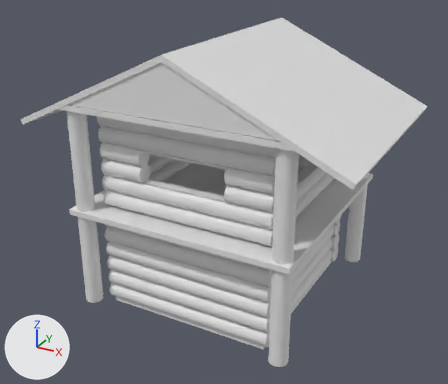
Two versions of the FBX model bin/models/cabaña.fbx, one commit apart.
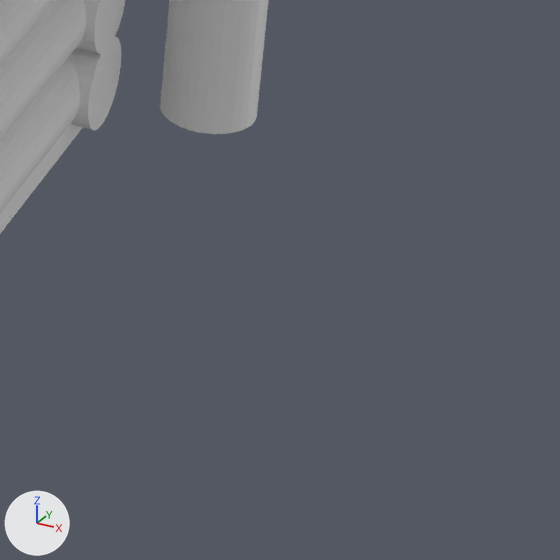
Each version is shown whole from a 50 mm camera at (15.6, -29.3, 20.3) aimed at (-0.1, -0.7, 6.0), then close up on the part from 71% to 91% of the width and 63% to 86% of the height. Arrows for +X, +Y and +Z are at lower left; the lights stay in place. The close-ups show mesh edges as thin lines.
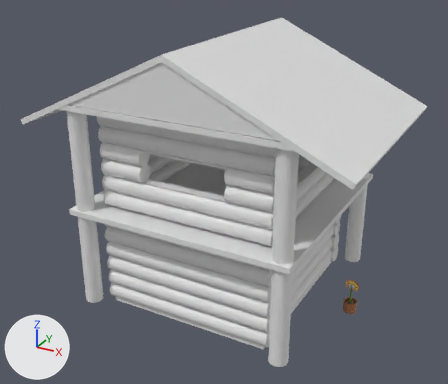
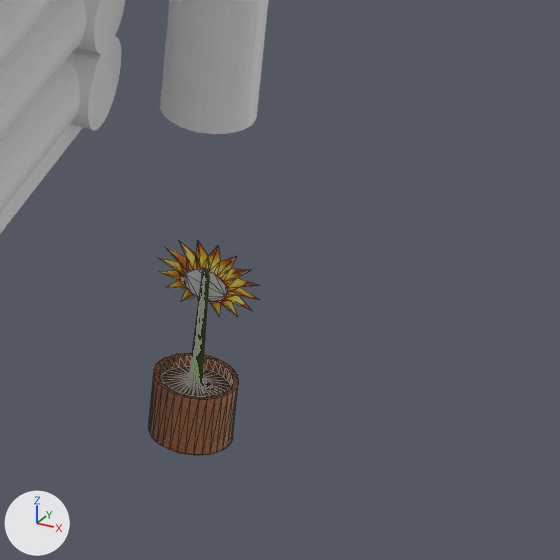
The edits, one by one:
Picture 'Barro_1024x1024.png' (img_barro_1024x1024_png) is new.
Picture 'Girasol_1024x1024.png' (img_girasol_1024x1024_png) is new.
Picture 'Tierra_1024x1024.png' (img_tierra_1024x1024_png) is new.
Picture 'Tallo_1024x1024.png' (img_tallo_1024x1024_png) is new.
Material 'Barro.001' (mat_barro_001) is new.
Its texture is img_barro_1024x1024_png (with its transparency).
Material 'Girasol' (mat_girasol) is new.
Its texture is img_girasol_1024x1024_png (with its transparency).
Material 'Tierra' (mat_tierra) is new.
Its texture is img_tierra_1024x1024_png (with its transparency).
Material 'Tallo' (mat_tallo) is new.
Its texture is img_tallo_1024x1024_png (with its transparency).
Material 'Barro' (mat_barro) is new.
Its base color is (0.8, 0.8, 0.8) (white #e7e7e7).
Mesh me_cylinder_006 is new.
It has 300 vertices, 607 faces and spans x 7.15..8.09, y -0.38..0.38, z 0.08..2.09.
Faces by material slot: [264, 64, 91, 30, 158].
It uses material mat_barro_001 (picture img_barro_1024x1024_png).
It uses material mat_tierra (picture img_tierra_1024x1024_png).
It uses material mat_tallo (picture img_tallo_1024x1024_png).
It uses material mat_barro (white #e7e7e7).
It uses material mat_girasol (picture img_girasol_1024x1024_png).
Object 'Cylinder.002' (ob_cylinder_002) is new; it shows me_cylinder_006.
Its location is (0.0, 0.0, 0.0).

What differs and where, as boxes (x1, y1, x2, y2) in the close-ups (560 x 560 px):
'Cylinder.002', added (brown): after (149, 241, 258, 455)
    faces in mat_barro_001 (picture img_barro_1024x1024_png): (149, 353, 238, 455)
    faces in mat_girasol (picture img_girasol_1024x1024_png): (159, 241, 258, 316)
    faces in mat_tierra (picture img_tierra_1024x1024_png): (160, 366, 231, 397)
    faces in mat_tallo (picture img_tallo_1024x1024_png): (189, 271, 209, 383)
    faces in mat_barro (white #e7e7e7): (184, 269, 227, 301)
